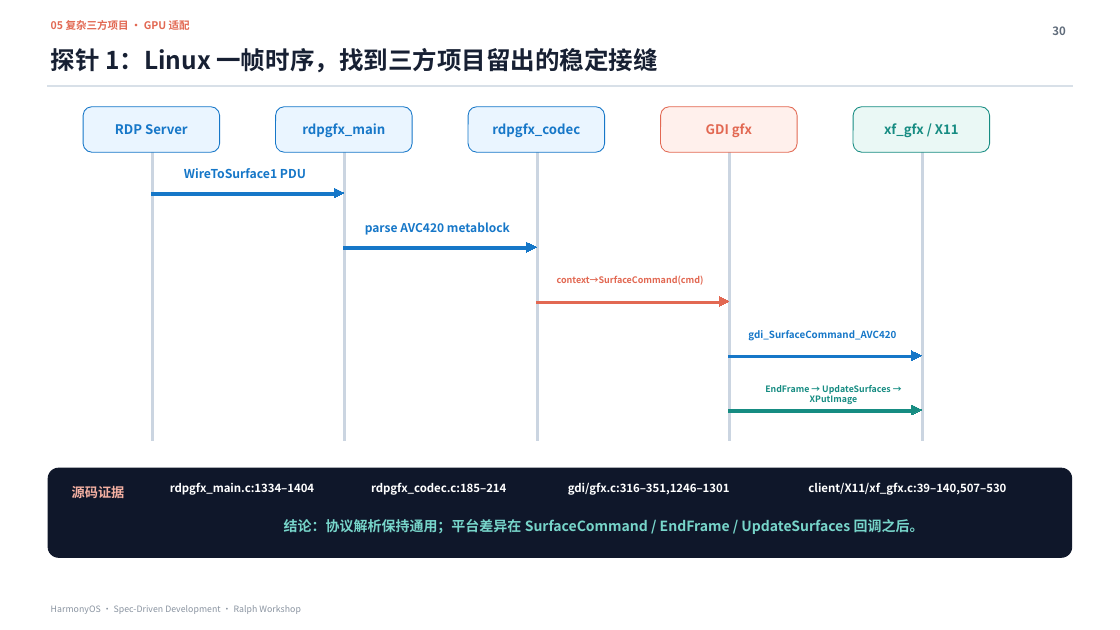
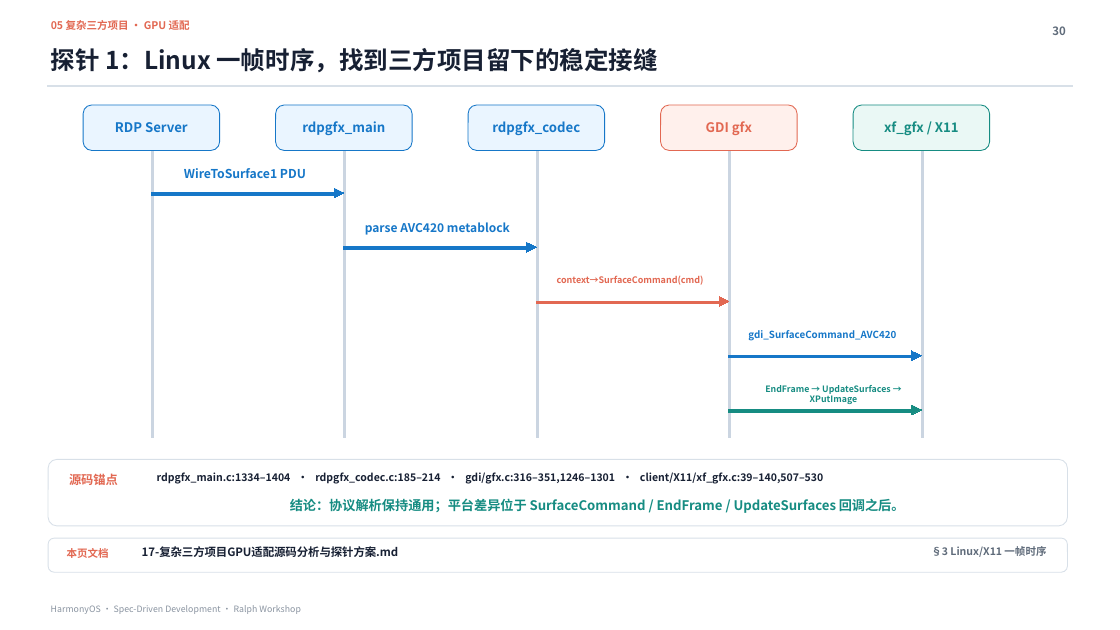
Before and after one commit to xiaomu120413/harmonyos-sdd-ralph-workshop, a slide deck: slide 30 of deliverables/HarmonyOS_SDD_Ralph_Workshop_MDM证据增强版.pptx. Drawn at 1120x630 pixels with LibreOffice and Linux fonts; fonts in the diff are those of the drawing. Boxes give left, top, right and bottom in pixels: in the first picture for what was removed or moved away, otherwise in the second. Text is boxed around its words. In the diff, an @@ line names an element or a change of style, - is before the commit and + after.

```diff
--- a/deliverables/HarmonyOS_SDD_Ralph_Workshop_MDM证据增强版.pptx
+++ b/deliverables/HarmonyOS_SDD_Ralph_Workshop_MDM证据增强版.pptx
@@ text at [51,48,658,72]: text changed @@
-探针 1：Linux 一帧时序，找到三方项目留出的稳定接缝
+探针 1：Linux 一帧时序，找到三方项目留下的稳定接缝
@@ rounded rectangle: place and size @@
-rounded rectangle at [48,468,1072,557]
+rounded rectangle at [48,460,1068,526]
@@ rounded rectangle at [48,460,1068,526]: fill #0F172A to none; outline #0F172A 0.75 pt to #D8E0E8 0.75 pt; proportions changed @@
@@ text at [69,473,118,485]: text changed; size 11.2 to 10.5 pt; text colour #F5B1A3 to #E26852 @@
-源码证据
+源码锚点
@@ text at [157,472,823,484]: text changed; size 9.8 to 9 pt; text colour #FFFFFF to #172033 @@
-rdpgfx_main.c:1334–1404
+rdpgfx_main.c:1334–1404 · rdpgfx_codec.c:185–214 · gdi/gfx.c:316–351,1246–1301 · client/X11/xf_gfx.c:39–140,507–530
@@ text at [290,498,905,513]: text changed; size 12 to 11.2 pt; text colour #77D5CA to #168C82 @@
-结论：协议解析保持通用；平台差异在 SurfaceCommand / EndFrame / UpdateSurfaces 回调之后。
+结论：协议解析保持通用；平台差异位于 SurfaceCommand / EndFrame / UpdateSurfaces 回调之后。
@@ text removed at [371,482,506,495] @@
-rdpgfx_codec.c:185–214
@@ text removed at [568,482,730,495] @@
-gdi/gfx.c:316–351,1246–1301
@@ text removed at [808,482,1006,495] @@
-client/X11/xf_gfx.c:39–140,507–530
@@ rounded rectangle added at [48,539,1068,573], outline #D8E0E8 0.75 pt @@
@@ text added at [67,548,109,558], 9 pt, text #E26852, bold @@
+本页文档
@@ text added at [142,546,398,557], 9.8 pt, text #172033, bold @@
+17-复杂三方项目GPU适配源码分析与探针方案.md
@@ text added at [931,546,1046,557], 9 pt, text #5F6B7A, bold @@
+§3 Linux/X11 一帧时序
```
Also in this commit, not shown: 8 other slides changed, 2 slides added, 2 slides removed.
